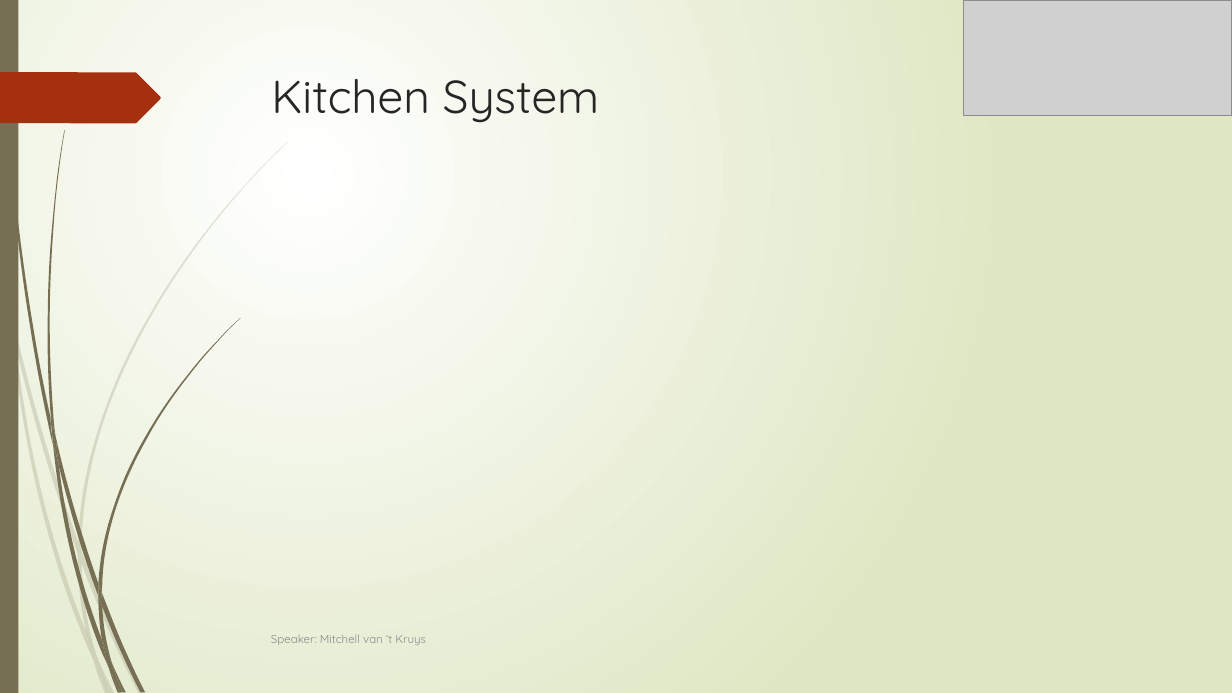
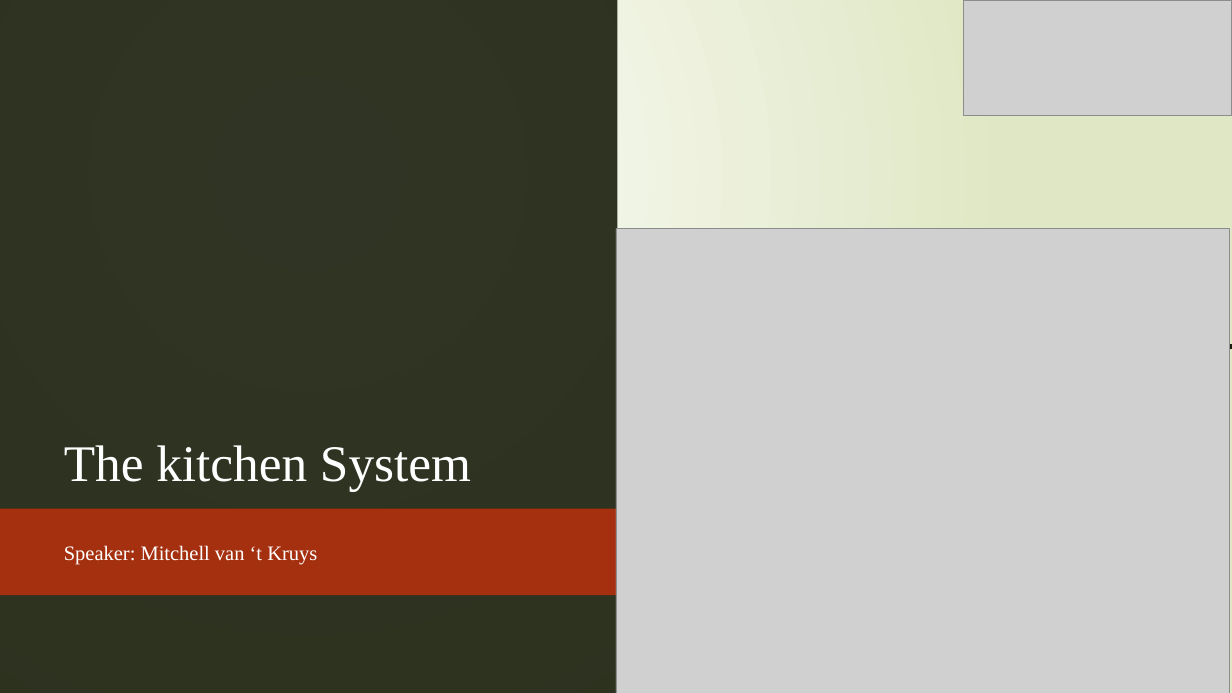
Before and after one commit to Gyalomalom/Ambient-Student-House, a slide deck: slide 8 of Sprint 5/final presentation.pptx (slide 10 before the commit). Drawn at 1232x693 pixels with LibreOffice and Linux fonts; fonts in the diff are those of the drawing; grey boxes stand for pictures. Boxes give left, top, right and bottom in pixels: in the first picture for what was removed or moved away, otherwise in the second. Text is boxed around its words. In the diff, an @@ line names an element or a change of style, - is before the commit and + after.

```diff
--- a/Sprint 5/final presentation.pptx
+++ b/Sprint 5/final presentation.pptx
@@ rectangle added at bbox=[0, 0, 1232, 693], fill gradient #FFFFFF to #DFE8C4 @@
@@ rectangle added at bbox=[0, 0, 617, 693], fill #1A1F0D at 90% opacity @@
@@ title "The kitchen System" at bbox=[64, 445, 471, 492]: vertical alignment top to bottom @@
@@ picture added at bbox=[616, 228, 1230, 693] @@
@@ line added from (617, 347) to (1232, 347), #1A1F0D 4 pt @@
@@ freeform shape: place and size @@
-freeform shape at bbox=[0, 72, 161, 123]
+freeform shape at bbox=[0, 437, 177, 516]
@@ title at bbox=[64, 445, 471, 492]: text changed; size 36 to 40 pt; font Quicksand to Times New Roman; text colour #262626 to #FEFFFF @@
-Kitchen System
+The kitchen System
@@ freeform shape added at bbox=[0, 508, 696, 595], fill #A53010 @@
@@ subtitle "Speaker: Mitchell van ‘t Kruys": place and size @@
-subtitle "Speaker: Mitchell van ‘t Kruys" at bbox=[271, 635, 426, 645]
+subtitle "Speaker: Mitchell van ‘t Kruys" at bbox=[64, 545, 317, 565]
@@ subtitle "Speaker: Mitchell van ‘t Kruys" at bbox=[64, 545, 317, 565]: size 9 to 16 pt, font Quicksand to Times New Roman, text colour #8C8C8C to #FEFFFF; more space between paragraphs @@
```
Also in this commit, not shown: 12 other slides changed, 10 slides added, 37 other files.
